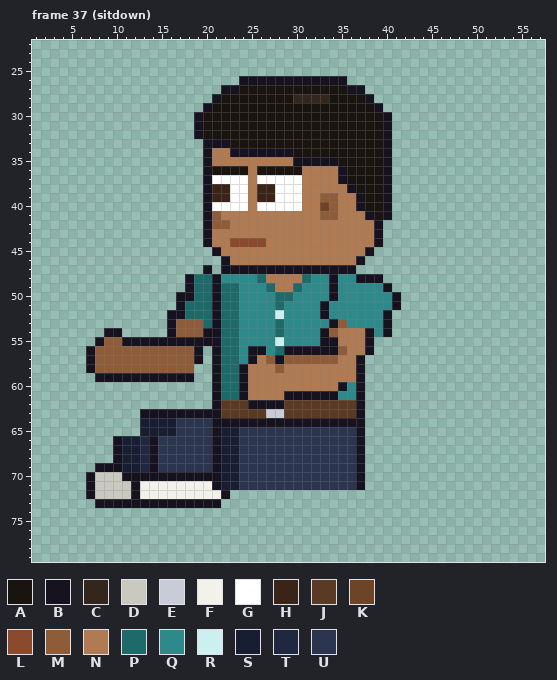
A pixel-art file gets an edit: sprites/expo/expo_vendh_left_anim.aseprite. Above: the version before the commit.
64x80 pixels, 129 frames. Shown: frame 37 (sitdown): x 1..57, y 22..79. The old version is drawn lined up with the new one. The commit also changed other frames, which this record leaves out.
Visible layers, top first: "Arm Top", "Hair", "Face", "Watch", "Near Arm", "Collar", "Belt", "Shirt", "Body", "Back Arm", "Pants", "Shoes".
Palette (. is transparent): A #1a1410  B #17121f  C #33261c  D #c9c9c0  E #c8ccd8  F #f2f2ea  G #ffffff  H #3a2418  J #5a3a22  K #6e4326  L #8a4a2e  M #8e5c38  N #b07a52  P #1e6a6a  Q #2e8a8a  R #ccf0f0  S #171e32  T #1f2840  U #2b3550
Pixels before, frame 37 (sitdown) (only the part around the change), first column x 1:
41 ...................BMNNNNNNNNNNNMMNNNBAB...........
42 ...................BMMNNNNNNNNNNNNNNNNB............
43 ...................BNNNNNNNNNNNNNNNNNNB............
44 ...................BNNLLLLNNNNNNNNNNNNB............
45 ....................BNNNNNNNNNNNNNNNNB.............
46 .....................BNNNNNNNNNNNNNNB..............
47 ...................B.BBBBBBBBBBBBBBB...............
48 .................BPPBQQQQPNNNNPQQBQQBBB............
49 .................BPPBPPQQQPNNPQQQBQQQQQB...........
50 ................BBPPBPPQQQQPPQQQQBQQQQQQB..........
51 ................BPPPBPPQQQQPQQQQBQQQQQQQB..........
52 ...............BBPPPBPPQQQQRQQQQBQQQQQQB...........
53 ...............BMMMPBPPQQQQPQQQQQBMQQQQB...........
54 ........BB.....BMMMBBPPQQQQPQQQQBMNNNBQB...........
55 .......BMMBBBBBBBBBBBPPQQQQRQQQQBBNNNB.............
56 ......BMMMMMMMMMMMB.BPPQBBQPBBBBBBMNNB.............
57 ......BMMMMMMMMMMMB.BPPQBNMBMMMMMMNNB..............
58 ......BMMMMMMMMMMM..BPPBNNNMNNNNNNNNB..............
59 .......BBBBBBBBBBB..BPPBNNNNNNNNNNNNB..............
60 ....................BPPBNNNNNNNNNNBQB..............
61 ....................BPPBNNNNBBBBBBQQB..............
62 ....................BJJJBBBBJJJJJJJJB..............
63 ............BBBBBBBBBJJJJJEEJJJJJJJJB..............
64 ............SSSSUUUUBBBBBBBBBBBBBBBBB..............
65 ............SSSSUUUUBSSUUUUUUUUUUUUUB..............
66 .........BSSTBUUUUUUBSSUUUUUUUUUUUUUB..............
67 .........BSSTBUUUUUUBSSUUUUUUUUUUUUUB..............
68 .........BSSTBUUUUUUBSSUUUUUUUUUUUUUB..............
69 .......BBBSSTBUUUUUUBSSUUUUUUUUUUUUUB..............
70 ......BDDDBBBBBBBBBBBSSUUUUUUUUUUUUUB..............
71 ......BDDDDBFFFFFFFFBSSUUUUUUUUUUUUUB..............
72 ......BDDDDBFFFFFFFFFB.............................
73 .......BBBBBBBBBBBBBB..............................
74 ...................................................
75 ...................................................
76 ...................................................
77 ...................................................
78 ...................................................
79 ...................................................
Now the later version:
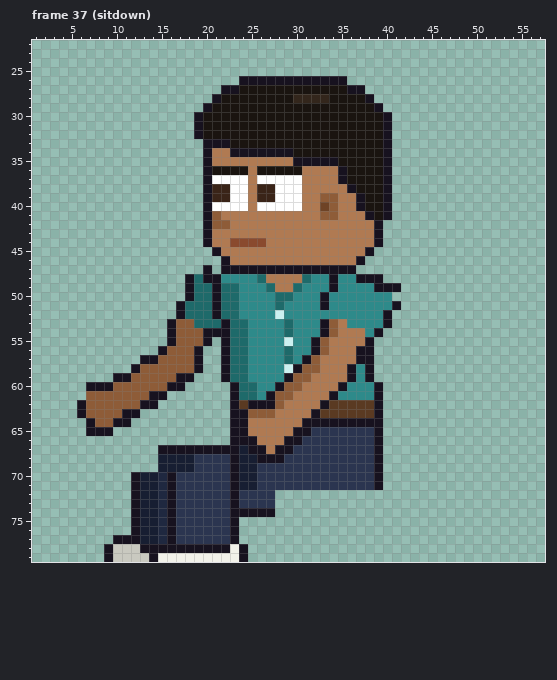
The exact change:
whole drawing moved by -2,-6 (the old picture is shown already moved)
Changed rows in their new state; - is an unchanged pixel.
Frame 37 (sitdown):
first column x 6:
48 --------------B---------------------
49 ---------------------------------B-B
50 -----------.---------------BQ------.
52 ----------.----------------Q--------
53 -------------P-PB-P---QP---BMN------
54 ---..-----------B-P---QP--------QB.-
55 --........-MMM-.B-P---QR--BMN-------
56 -........B-----.B-PQQ-QPQQ-MNN-B----
57 -......BB------.B-PQQQQPQB-NN---B---
58 -.....B------B-.B-PQQQQRBMM---BQB---
59 --..--MMMMM----.B-PQQQQBMM----BQB---
60 -BBBMMMMMMBB---..BPPQQBMM------QQB--
61 -MMMMMMMBB-----..BPPQBMMNNNN---QQB--
62 BMMMMMMBB------..B----MNNNNB---JJB--
63 BMMMMBB..........BBMMMNNNNB----JJB--
64 -BMMBB-..........--NNNNNN-------BB--
65 -BBB---..........BBNNNNNBB-----UUB--
66 ----.............BBBNNNBB------UUB--
67 ----.....BBBBBB-BBSBBNBB-------UUB--
68 ----.....SSSS--UUBSSBBB--------UUB--
69 --.......SSSS--UUBSS-----------UUB--
70 -.....-SST-UUUUUUBSS-----------UUB--
71 -.....-SSTBUUUUUUBSS-----------UUB--
72 -.....-SSTBUUUUUUBUUUU--------------
73 --....-SST-UUUUUUBUUUU--------------
74 ------BSSTBUUUUUUBBBBB--------------
75 ------BSSTBUUUUUUB------------------
76 ------BSSTBUUUUUUB------------------
77 ----BBBSSTBUUUUUUB------------------
78 ---BDDDBBBBBBBBBBFB-----------------
79 ---BDDDDBFFFFFFFFFB-----------------
Where, in picture pixels (left, top, right, bottom), the same in both pictures:
changed: (77, 274, 401, 562)
